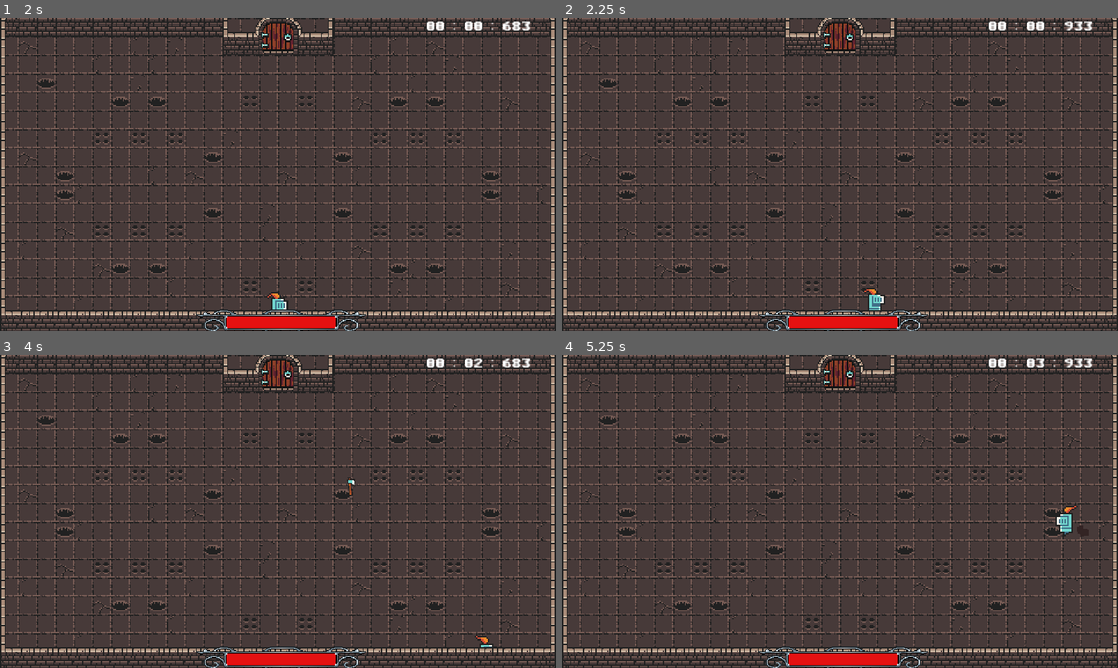
Above: before the commit, frames 1-4 (two rows, left to right).
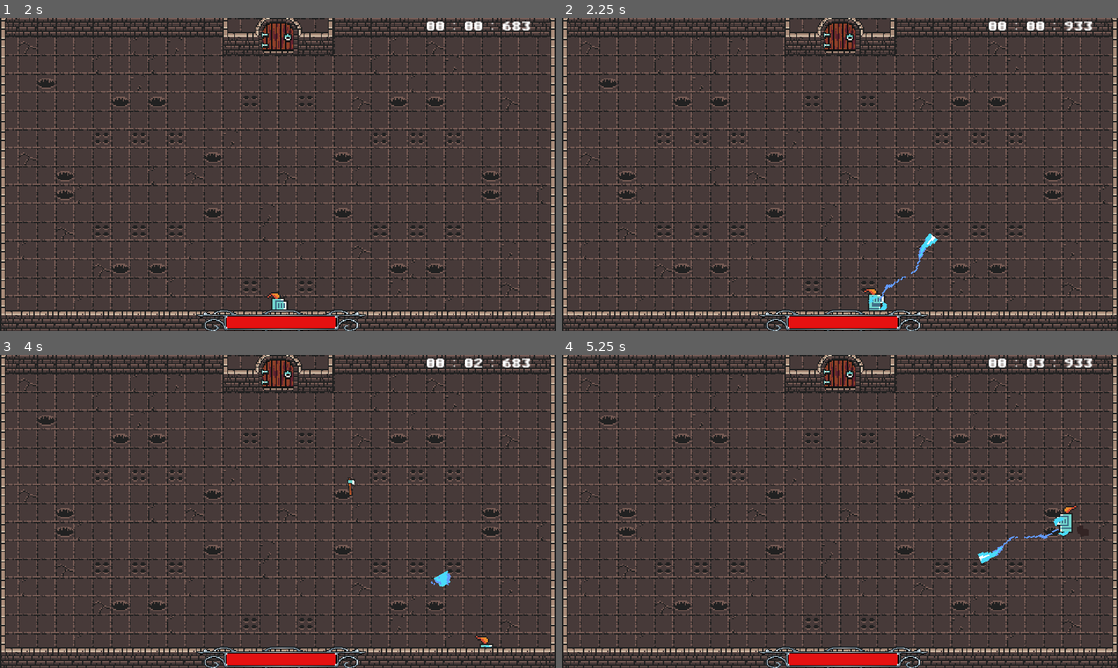
Above: after the commit, the same moments.

Repository: Thomas-Raveneau/SocialDungeons
Game: Godot game, scene res://Scenes/Menus/Main/Main.tscn
Two runs of this game, one before a commit and one after it. Both use one fixed random seed, a clock stepped at 60 frames per second and the inputs below.
Inputs (mouse positions are in pixels of both pictures, inside the frame that each line leads up to):
- Up to frame 1 (2 s): click (278, 143) at 0.5 s; click "Current highscore for Dungeon…" at 1.25 s
- Up to frame 2 (2.25 s): move the mouse to (1073, 30) at 2.02 s; hold D (move_right) from 2.03 s (still down); tap C (action_spêll_03, bound only after the commit) at 2.1 s
- Up to frame 3 (4 s): move the mouse to (166, 527) at 2.77 s; release D (move_right) at 2.78 s; hold S (move_down) 2.78-3.53 s; tap Shift (action_dash) at 2.85 s; tap C (action_spêll_03, bound only after the commit) at 3.05, 3.8 s; move the mouse to (333, 442) at 3.52 s; hold D (move_right) from 3.53 s (still down); click (333, 442) at 3.6 s
- Up to frame 4 (5.25 s): move the mouse to (812, 574) at 4.27 s; release D (move_right) at 4.28 s; hold Z (move_up) 4.28-5.03 s; tap A (action_spell_02) at 4.35 s; tap C (action_spêll_03, bound only after the commit) at 4.55, 5.1 s; move the mouse to (1006, 558) at 5.02 s; hold Q (move_left) from 5.03 s (still down)

Frame 1 is identical in both runs. In frame 2, 0.2% of the frame differs, in the area x 55-68%, y 68-94%; in frame 3, 0.1%; in frame 4, 0.2%, in the area x 74-92%, y 51-67%.

Commit message:
[ADD] - lightning attack level 01

Diff:
--- a/Scenes/Player/Player.gd
+++ b/Scenes/Player/Player.gd
@@ -21,15 +21,19 @@
 export var BASIC_ATTACK_COOLDOWN: float = 0.1
 export var PORTAL_SPEAR_ATTACK_DAMAGE: float = 5.0
 export var PORTAL_SPEAR_ATTACK_COOLDOWN: float = 1.0
+export var LIGHTNING_ATTACK_DAMAGE: float = 5.0
+export var LIGHTNING_ATTACK_COOLDOWN: float = 1.0
 
 # SPELLS TIMERS
 onready var basic_attack_timer: Timer = $BasicAttackTimer
 onready var portal_spear_attack_timer: Timer = $PortalSpearAttackTimer
+onready var lightning_attack_timer: Timer = $LightningAttackTimer
 
 # SPELLS UTILS
 var can_basic_attack: bool = true
 var can_portal_spear_attack: bool = true
 var current_portal_spear_attack = null
+var can_lightning_attack: bool = true
 
 # DAMAGE PARTICLE UTILS
 var damage_particle_dir = Vector2(0, -25)
@@ -67,6 +71,7 @@
 var step_particles = preload("res://Scenes/Particles/FootStep.tscn")
 var basic_attack = preload("res://Scenes/Player/Spells/BasicAttack.tscn")
 var portal_spear_attack = preload("res://Scenes/Player/Spells/PortalSpear.tscn")
+var lightning_attack = preload("res://Scenes/Player/Spells/Lightning.tscn")
 
 ################################################################################
 
@@ -77,8 +82,8 @@
 	dash_cooldown_timer.wait_time = DASH_COOLDOWN
 
 	basic_attack_timer.wait_time = BASIC_ATTACK_COOLDOWN
-
 	portal_spear_attack_timer.wait_time = PORTAL_SPEAR_ATTACK_COOLDOWN
+	lightning_attack_timer.wait_time = LIGHTNING_ATTACK_COOLDOWN
 
 	_set_hp(HEALTH)
 
@@ -170,6 +175,8 @@
 	if (Input.is_action_just_pressed("action_spell_01")):
 		_basic_attack()
 	_handle_portal_spear_attack_inputs()
+	if (Input.is_action_just_pressed("action_spêll_03")):
+		_lightning_attack()
 
 func _basic_attack() -> void:
 	if (!can_basic_attack):
@@ -217,6 +224,21 @@
 	portal_spear_attack_timer.start()
 	current_portal_spear_attack = null
 
+func _lightning_attack():
+	if (!can_lightning_attack):
+		return
+
+	var mouse_pos: Vector2 = get_viewport().get_mouse_position()
+	var lightning_dir: Vector2 = (mouse_pos - global_position).normalized()
+	var new_lightning = lightning_attack.instance()
+
+	new_lightning.init_params(LIGHTNING_ATTACK_DAMAGE, Vector2.ZERO, lightning_dir)
+	add_child(new_lightning)
+
+	can_lightning_attack = false
+	lightning_attack_timer.start()
+
+
 func _handle_inputs() -> void:
 	velocity = Vector2()
 	if (is_alive and !is_taking_damage and !is_falling):
@@ -345,3 +367,6 @@
 
 func _on_PortalSpearAttackTimer_timeout():
 	can_portal_spear_attack = true
+
+func _on_LightningAttackTimer_timeout():
+	can_lightning_attack = true
--- a/Scenes/Player/Player.tscn
+++ b/Scenes/Player/Player.tscn
@@ -20,15 +20,15 @@
 "name": "idle",
 "speed": 5.0
 }, {
+"frames": [ ExtResource( 2 ), ExtResource( 3 ), ExtResource( 6 ), ExtResource( 4 ) ],
+"loop": true,
+"name": "run",
+"speed": 10.0
+}, {
 "frames": [ ExtResource( 1 ) ],
 "loop": true,
 "name": "hit",
 "speed": 5.0
-}, {
-"frames": [ ExtResource( 2 ), ExtResource( 3 ), ExtResource( 6 ), ExtResource( 4 ) ],
-"loop": true,
-"name": "run",
-"speed": 10.0
 } ]
 
 [sub_resource type="RectangleShape2D" id=2]
@@ -63,6 +63,9 @@
 [node name="PortalSpearAttackTimer" type="Timer" parent="."]
 one_shot = true
 
+[node name="LightningAttackTimer" type="Timer" parent="."]
+one_shot = true
+
 [node name="DashDuration" type="Timer" parent="."]
 one_shot = true
 
@@ -92,6 +95,7 @@
 
 [connection signal="timeout" from="BasicAttackTimer" to="." method="_on_BasicAttackTimer_timeout"]
 [connection signal="timeout" from="PortalSpearAttackTimer" to="." method="_on_PortalSpearAttackTimer_timeout"]
+[connection signal="timeout" from="LightningAttackTimer" to="." method="_on_LightningAttackTimer_timeout"]
 [connection signal="timeout" from="DashDuration" to="." method="_on_DashDuration_timeout"]
 [connection signal="timeout" from="DashCooldown" to="." method="_on_DashCooldown_timeout"]
 [connection signal="timeout" from="Invicibility" to="." method="_on_Invicibility_timeout"]
--- /dev/null
+++ b/Scenes/Player/Spells/Lightning.gd
@@ -0,0 +1,44 @@
+extends Area2D
+
+################################################################################
+
+# STATS
+var SPELL_LEVEL: int = 0
+var DAMAGE: float = 5.0
+
+# NODES
+onready var animated_sprite = $AnimatedSprite
+onready var collision_shape = $CollisionShape2D
+
+# UTILS
+var orientation : Vector2 = Vector2.ZERO
+
+################################################################################
+
+### PRIVATE ###
+func _ready():
+	animated_sprite.play("attack")
+
+func _physics_process(_delta: float) -> void:
+	pass
+
+### PUBLIC ###
+func init_params(lightning_damage: float, lightning_position: Vector2, lightning_direction: Vector2) -> void:
+	DAMAGE = lightning_damage
+	position = lightning_position
+	orientation = lightning_direction
+	rotation = lightning_direction.angle()
+
+func upgrade() -> void:
+	SPELL_LEVEL = 1
+
+func destroy() -> void :
+	queue_free()
+
+### SIGNALS ###
+func _on_AnimatedSprite_animation_finished():
+	destroy()
+
+func _on_Lightning_body_entered(body):
+	if (get_tree().get_nodes_in_group("mobs").has(body)):
+		body.take_damage(DAMAGE, Vector2.ZERO)
--- /dev/null
+++ b/Scenes/Player/Spells/Lightning.tscn
@@ -0,0 +1,38 @@
+[gd_scene load_steps=12 format=2]
+
+[ext_resource path="res://Scenes/Player/Spells/Assets/lightning1.png" type="Texture" id=1]
+[ext_resource path="res://Scenes/Player/Spells/Assets/lightning5.png" type="Texture" id=2]
+[ext_resource path="res://Scenes/Player/Spells/Assets/lightning7.png" type="Texture" id=3]
+[ext_resource path="res://Scenes/Player/Spells/Assets/lightning2.png" type="Texture" id=4]
+[ext_resource path="res://Scenes/Player/Spells/Assets/lightning3.png" type="Texture" id=5]
+[ext_resource path="res://Scenes/Player/Spells/Assets/lightning6.png" type="Texture" id=6]
+[ext_resource path="res://Scenes/Player/Spells/Assets/lightning8.png" type="Texture" id=7]
+[ext_resource path="res://Scenes/Player/Spells/Assets/lightning4.png" type="Texture" id=8]
+[ext_resource path="res://Scenes/Player/Spells/Lightning.gd" type="Script" id=9]
+
+[sub_resource type="SpriteFrames" id=1]
+animations = [ {
+"frames": [ ExtResource( 1 ), ExtResource( 4 ), ExtResource( 5 ), ExtResource( 8 ), ExtResource( 2 ), ExtResource( 6 ), ExtResource( 3 ), ExtResource( 7 ) ],
+"loop": true,
+"name": "attack",
+"speed": 20.0
+} ]
+
+[sub_resource type="RectangleShape2D" id=2]
+extents = Vector2( 32.1675, 6.02195 )
+
+[node name="Lightning" type="Area2D"]
+script = ExtResource( 9 )
+
+[node name="AnimatedSprite" type="AnimatedSprite" parent="."]
+position = Vector2( 32, 0 )
+frames = SubResource( 1 )
+animation = "attack"
+frame = 2
+
+[node name="CollisionShape2D" type="CollisionShape2D" parent="."]
+position = Vector2( 32, 0 )
+shape = SubResource( 2 )
+
+[connection signal="body_entered" from="." to="." method="_on_Lightning_body_entered"]
+[connection signal="animation_finished" from="AnimatedSprite" to="." method="_on_AnimatedSprite_animation_finished"]
--- a/Scenes/Player/Spells/PortalSpear.gd
+++ b/Scenes/Player/Spells/PortalSpear.gd
@@ -120,5 +120,4 @@
 
 func _on_PortalSpear_body_entered(body):
 	if (get_tree().get_nodes_in_group("mobs").has(body)):
-		print("DAMAZGE")
 		body.take_damage(DAMAGE, direction)
--- a/project.godot
+++ b/project.godot
@@ -84,6 +84,11 @@
 "events": [ Object(InputEventKey,"resource_local_to_scene":false,"resource_name":"","device":0,"alt":false,"shift":false,"control":false,"meta":false,"command":false,"pressed":false,"scancode":65,"unicode":0,"echo":false,"script":null)
  ]
 }
+"action_spêll_03"={
+"deadzone": 0.5,
+"events": [ Object(InputEventKey,"resource_local_to_scene":false,"resource_name":"","device":0,"alt":false,"shift":false,"control":false,"meta":false,"command":false,"pressed":false,"scancode":67,"unicode":0,"echo":false,"script":null)
+ ]
+}
 
 [layer_names]
 
Renamed: Assets/lightning1.png -> Scenes/Player/Spells/Assets/lightning1.png
Not shown, changed: Scenes/Player/Spells/Assets/lightning1.png.import
Renamed: Assets/lightning2.png -> Scenes/Player/Spells/Assets/lightning2.png
Not shown, changed: Scenes/Player/Spells/Assets/lightning2.png.import
Renamed: Assets/lightning3.png -> Scenes/Player/Spells/Assets/lightning3.png
Not shown, changed: Scenes/Player/Spells/Assets/lightning3.png.import
Renamed: Assets/lightning4.png -> Scenes/Player/Spells/Assets/lightning4.png
Not shown, changed: Scenes/Player/Spells/Assets/lightning4.png.import
Renamed: Assets/lightning5.png -> Scenes/Player/Spells/Assets/lightning5.png
Not shown, changed: Scenes/Player/Spells/Assets/lightning5.png.import
Renamed: Assets/lightning6.png -> Scenes/Player/Spells/Assets/lightning6.png
Not shown, changed: Scenes/Player/Spells/Assets/lightning6.png.import
(and 4 more such lines)
